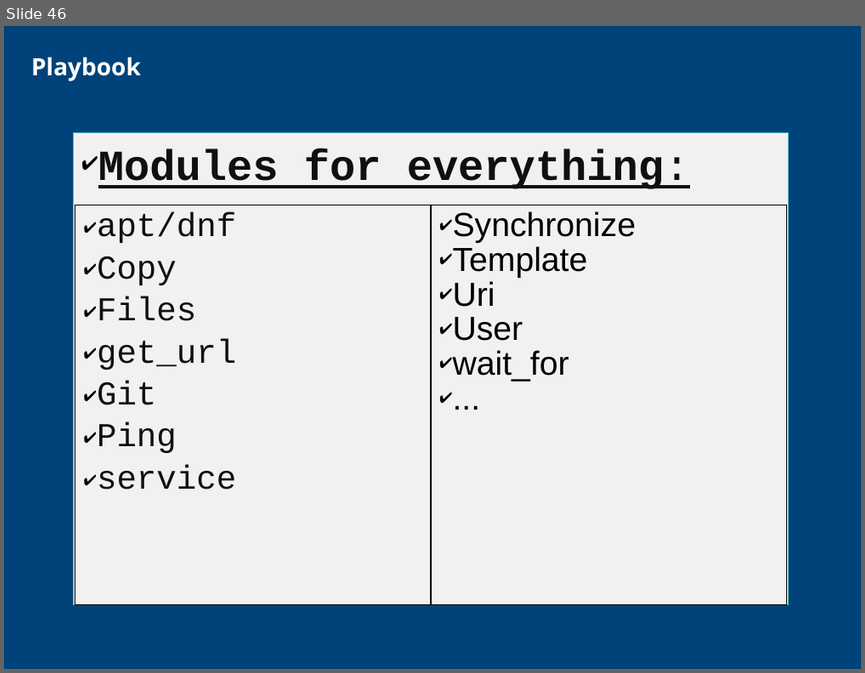
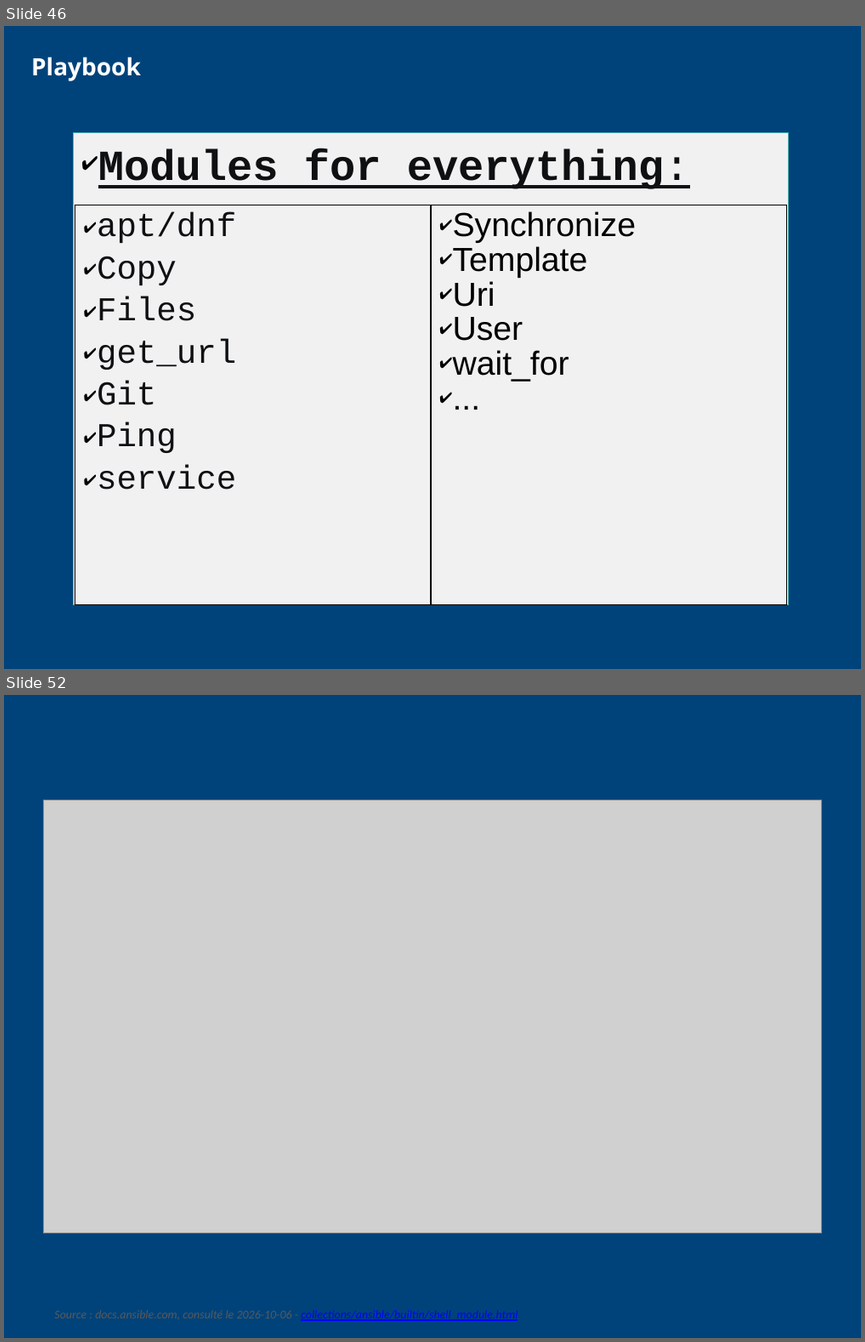
Before and after one commit to CCoupel/ansible-training, a slide deck: Ansible Training.pptx. Shown one above the other, each under a label of ours: slide 46 before the commit, slides 46 and 52 after it; the slides between them are not shown. The pictures are 865x673 and 865x1342 pixels, drawn with LibreOffice and Linux fonts; fonts in the diff are those of the drawing; grey boxes stand for pictures; background and template pictures are left out. Boxes give left, top, right and bottom in pixels: in the first picture for what was removed or moved away, otherwise in the second. Text is boxed around its words. In the diff, an @@ line names an element or a change of style, - is before the commit and + after.

```diff
--- a/Ansible Training.pptx
+++ b/Ansible Training.pptx
@@ slide 52 added at box(4, 695, 861, 1338), background picture (left out) @@
@@ picture added at box(43, 800, 822, 1232) @@
@@ text added at box(54, 1310, 517, 1321), 10 pt, text #595959, italic @@
+Source : docs.ansible.com, consulté le 2026-10-06 - collections/ansible/builtin/shell_module.html
```
Also in this commit, not shown: 17 slides changed, 3 other slides added, 4 slides removed.
